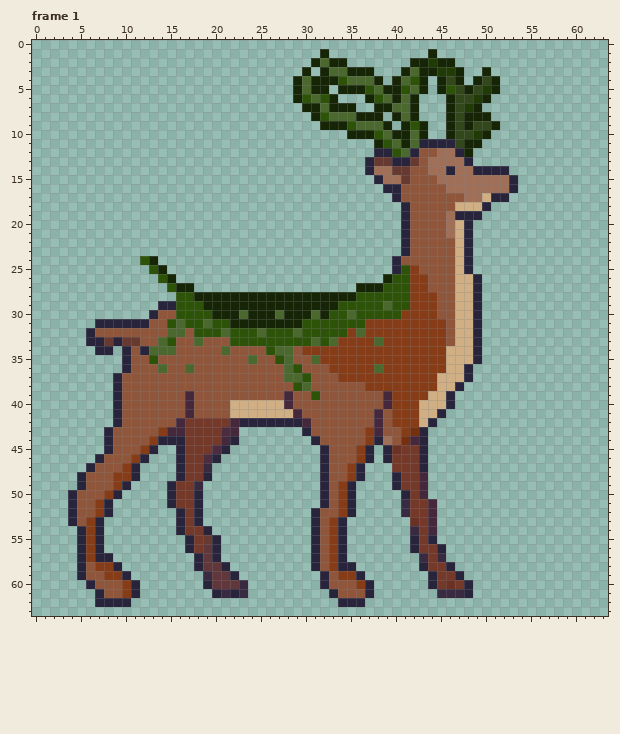
File history of a pixel-art file, Assets/Sprites/elk_idle 2.aseprite. Above, as it was before the edit.
64x64 pixels, 3 frames. Colours within 5 levels of each other are drawn and written as one. Shown: frame 1. The commit also changed other frames, which this record leaves out.
Now the later version:
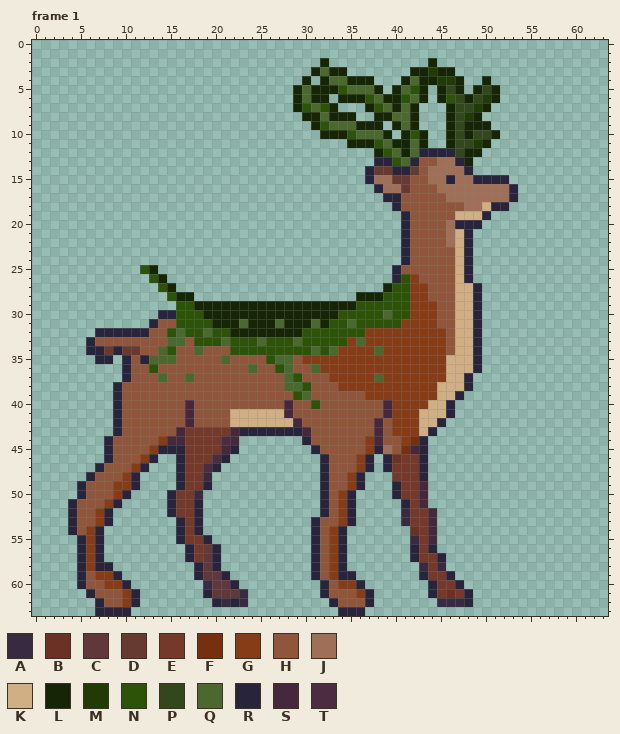
Palette (. is transparent): A #382a41  B #6a3124  C #60373a  D #663931  E #75392a  F #76300f  G #873c18  H #8f563b  J #a06f58  K #d1af85  L #152505  M #203b06  N #2c5308  P #32481c  Q #4b692f  R #27243c  S #45283c  T #4b2c41
From old to new:
Changed rows in their new state; - is an unchanged pixel.
Frame 1:
first column x 4:
 1 ----------------------------.-----------.---------
 2 ---------------------------.L..-------..L..-------
 3 --------------------------.LQLL...---.L-MLL.--.---
 4 -------------------------.L.-QQLLL.-.LQ-LMM--.L.--
 5 -----------------------------LNQQQL.-QN---PL.LP---
 6 --------------------------QLL.LLLNQL-NQL-LN-LPML--
 7 -------------------------LNQN-..-LNQL-------PML---
 8 --------------------------L-QLLL..-LQ-------M-.---
 9 ---------------------------LNQQQLLL.LQL.-----LL.--
10 ----------------------------LLLNQQQL.-N-----LPPL--
11 -------------------------------LLLNQL--L..L-PML---
12 ----------------------------------LNQLQRRRRP-L----
13 ---------------------------------.RRNQR-H--RL-----
14 ----------------------------------DDRRD---J-R....-
15 ---------------------------------RJ-D---J-R--RRRR.
16 ----------------------------------RJJD---J--------
17 -----------------------------------R------JJ--JJJR
18 ------------------------------------RH-----HJJKRR-
19 ------------------------------------------HKKKR---
20 -------------------------------------------R-R----
22 ------------------------------------------J-------
24 --------..--------------------------.R------------
25 --------NL.--------------------------HH-----------
26 ---------NL.-----------------------.R--H----R.----
27 ----------NL..------------------...L--------------
28 -----------NLL..................LLL-----H---------
29 ----------..--L---------------LL---N--------------
30 ---------.RR---L---L---L---L-L-N---Q-N------------
31 ---......R-HN--NLL-Q---Q--LQL--Q-NNNN----H--------
32 --.RRRRRR--N-N-Q-NLLLLLLLL-----NN-----------------
33 ---HHHHH--HQQ-NNNQ---Q---Q-N-NN-Q-G---------------
34 --R-DRDDHH-N--Q--HNNNN-NNNNQNQ----Q-------H-------
35 ---RR---RQQQ-----Q--H-NQ--GG----------------------
36 ---------NH--H------Q--N-H-QG-----G---------KR----
37 -----.R---Q--Q-----------NH--G----Q------G--------
38 ------------------------QQN---GGG----------KR-----
39 -------------H----------HNQH-----GGG----G-KR------
40 ------------------HHHHHH---N-----------G----------
41 ------------------------SH--------HS-----KR-------
42 ------------HSHHHHKKKKKKKSH-------------KR--------
43 ----.R----HH-----E-RRRRRRRS------H--G-GKR---------
44 ---------HGSS----TS-------RH------SH-GF-----------
45 --------HGRR----ESR--------RH---HGRJHFS-----------
46 ---.R--HGR-----ETR------------------B-------------
47 --.R--HGR------TR--------------HGR-R--------------
48 -.R--H---------A--------------------E--R----------
49 ------GR---.R-ER--------------HGR-----------------
50 .R--HGR-------A---------------------RE------------
51 ---HGR-------------------------------R-S.---------
52 -----------RE--------------.R---------------------
53 --HGR------------------------HGR-----AE-----------
54 RH------------R.----------------------B-----------
55 ------------RE-R.---------------------A-S---------
56 ---------------D------------------------R.--------
57 ----.--------RE-----------------------RE-R--------
58 --GRR.----------R.-------------.-------A-A.-------
59 ---G-R.-------RC-R.--------RHGRR.------RE-R.------
60 -RH-GGR.-------A--R.----------GGR.--------ER.-----
61 --RH-----------RCCC---------RH--G-------REBE------
62 ----HHGR--------RARA---------RHHHR-------AAAR-----
63 ---RRRR-----------------------RRR-----------------
Where, in picture pixels (left, top, right, bottom), the same in both pictures:
changed: (68, 49, 518, 616)
